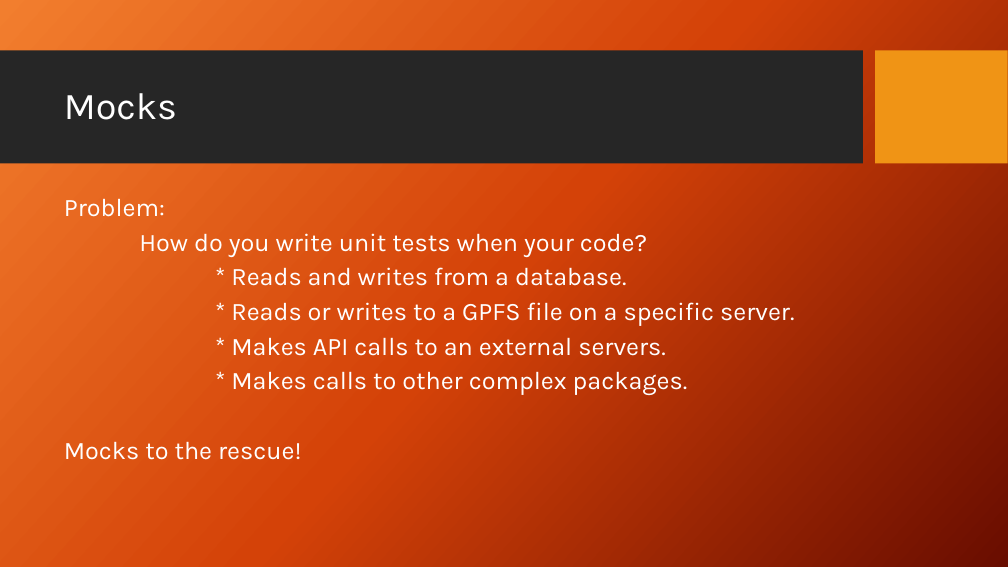
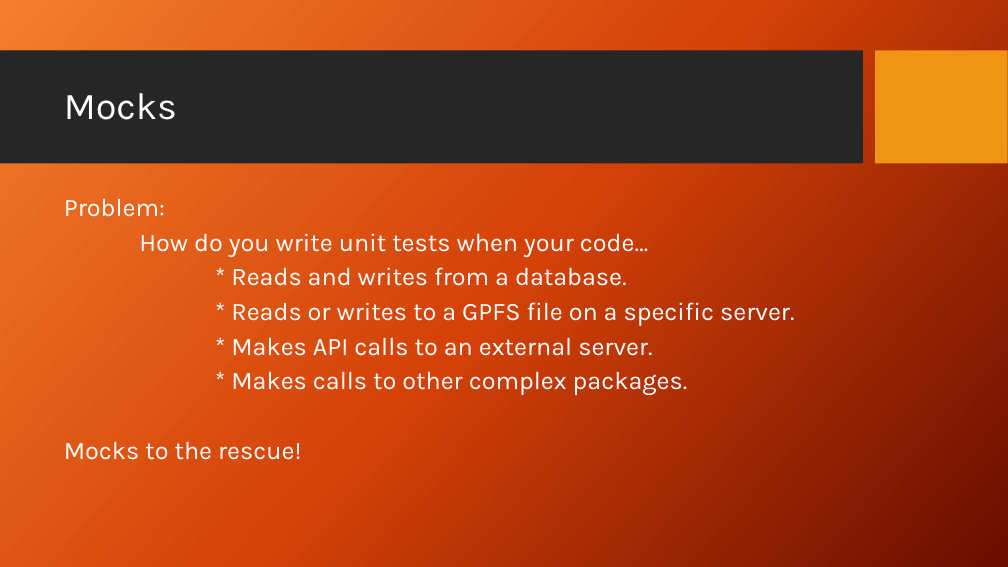
Before and after one commit to PrincetonUniversity/software_testing, a slide deck: slide 10 of UnitTestingSlides.pptx. Drawn at 1008x567 pixels with LibreOffice and Linux fonts; fonts in the diff are those of the drawing; background and template pictures are left out. Boxes give left, top, right and bottom in pixels: in the first picture for what was removed or moved away, otherwise in the second. Text is boxed around its words. In the diff, an @@ line names an element or a change of style, - is before the commit and + after.

```diff
--- a/UnitTestingSlides.pptx
+++ b/UnitTestingSlides.pptx
@@ text at bbox=[139, 233, 648, 257]: text changed @@
-How do you write unit tests when your code?
+How do you write unit tests when your code…
@@ text at bbox=[231, 337, 652, 356]: text changed @@
-* Makes API calls to an external servers.
+* Makes API calls to an external server.
```
Also in this commit, not shown: 9 other slides changed, 2 slides added, 9 other files.
